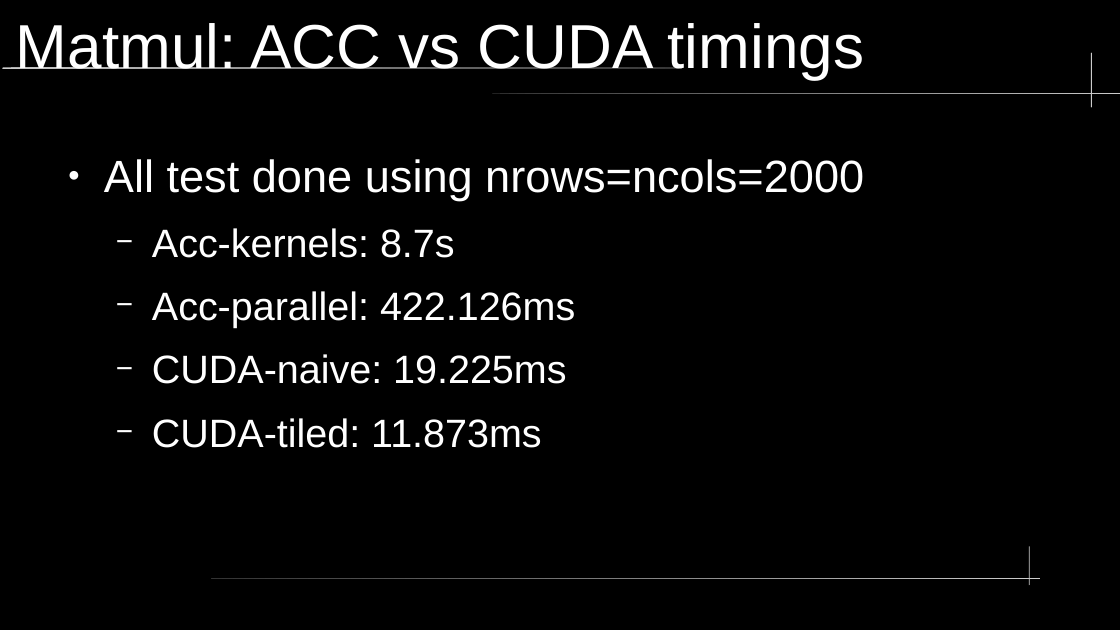
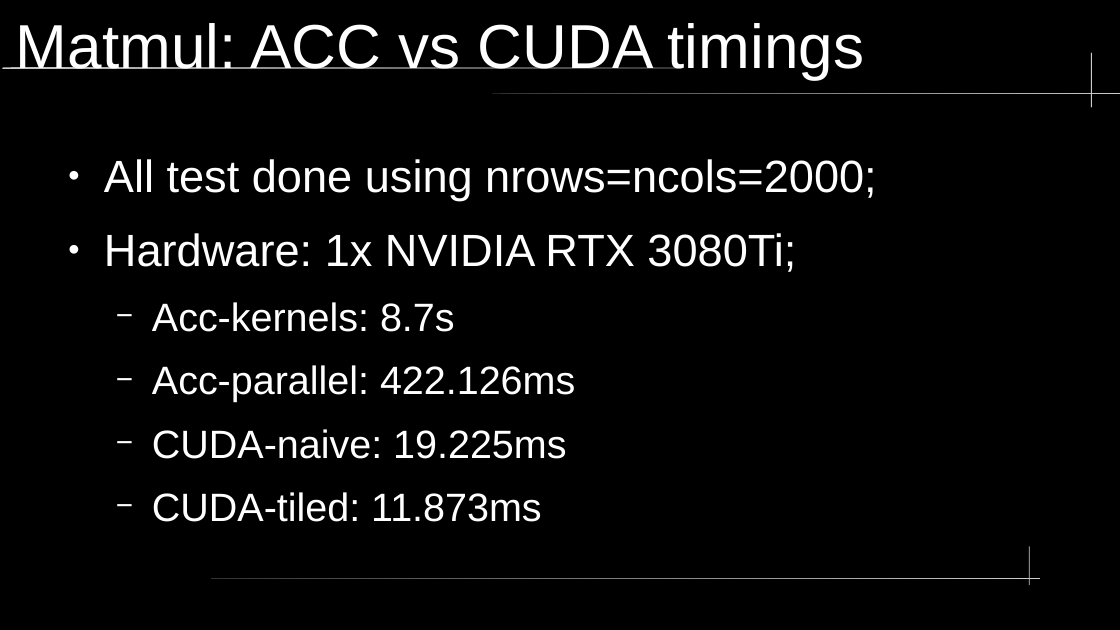
Before and after one commit to LucasGasparinoBSC/presentationUPC, a slide deck: slide 24 of lectureAlyaGPU.odp. Drawn at 1120x630 pixels with LibreOffice and Linux fonts; fonts in the diff are those of the drawing. Boxes give left, top, right and bottom in pixels: in the first picture for what was removed or moved away, otherwise in the second. Text is boxed around its words. In the diff, an @@ line names an element or a change of style, - is before the commit and + after.

```diff
--- a/lectureAlyaGPU.odp
+++ b/lectureAlyaGPU.odp
@@ text at [104,159,877,272]: text changed @@
-● All test done using nrows=ncols=2000
+● All test done using nrows=ncols=2000;
+● Hardware: 1x NVIDIA RTX 3080Ti;
```
Also in this commit, not shown: 8 other files.
